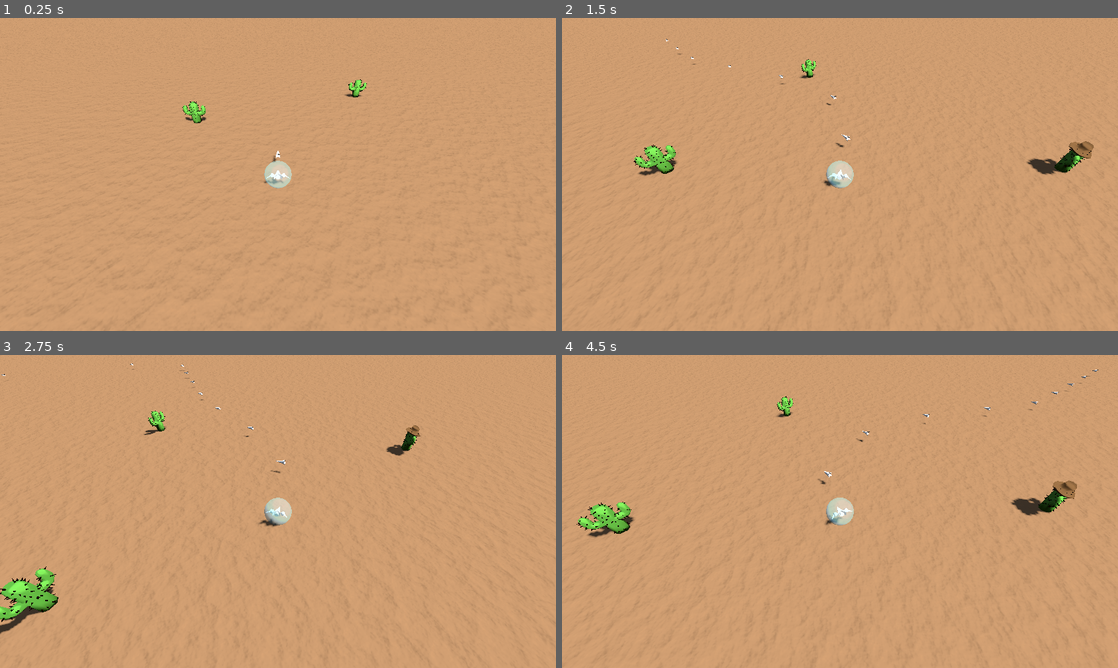
Above: before the commit, frames 1-4 (two rows, left to right).
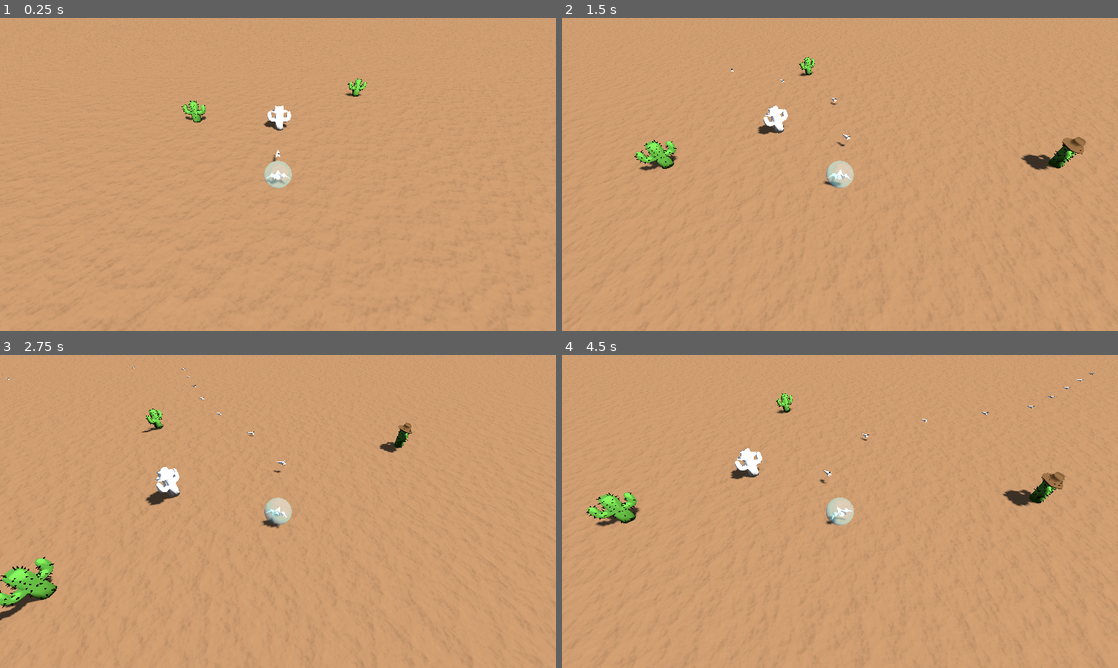
Above: after the commit, the same moments.

Repository: dicemaster5/BubbleSurvivors
Game: Godot game, scene res://scenes/world.tscn
Same seed, same stepped clock (60 frames per second), same inputs: the game is played once before the commit and once after it.
Inputs:
- Up to frame 1 (0.25 s): no input
- Up to frame 2 (1.5 s): hold D (move_right) 0.53-1.28 s; hold S (move_down) from 1.28 s (still down)
- Up to frame 3 (2.75 s): release S (move_down) at 2.03 s; hold D (move_right) from 2.03 s (still down)
- Up to frame 4 (4.5 s): release D (move_right) at 2.78 s; hold W (move_up) 2.78-3.53 s; hold A (move_left) from 3.53 s (still down)

The runs differ from the first frame. In frame 1, 0.4% of the frame differs, in the area x 2-100%, y 0-54%; in frame 2, 1.8%; in frame 3, 2.6%, in the area x 0-100%, y 0-100%; in frame 4, 2.6%.

Commit message:
Make it possible to hit enemies

Diff:
--- a/project.godot
+++ b/project.godot
@@ -57,3 +57,4 @@
 3d_physics/layer_1="player"
 3d_physics/layer_2="hazard"
 3d_physics/layer_3="projectile"
+3d_physics/layer_4="enemy"
--- /dev/null
+++ b/scenes/enemy.gd
@@ -0,0 +1,16 @@
+extends CharacterBody3D
+
+@export var target: Node3D
+@export var speed: float = 0.5
+
+# Called when the node enters the scene tree for the first time.
+func _ready() -> void:
+	pass # Replace with function body.
+
+func _physics_process(delta: float) -> void:
+	velocity = (target.global_position - global_position).normalized() * speed
+	move_and_slide()
+
+# Called every frame. 'delta' is the elapsed time since the previous frame.
+func _process(delta: float) -> void:
+	pass
--- /dev/null
+++ b/scenes/enemy.tscn
@@ -0,0 +1,16 @@
+[gd_scene load_steps=4 format=3 uid="uid://bj8ad7oh5pca4"]
+
+[ext_resource type="Script" path="res://scenes/enemy.gd" id="1_pqivd"]
+[ext_resource type="PackedScene" uid="uid://b4k74vxbwqkvv" path="res://models/Enemy model/Cactus.glb" id="2_h27gd"]
+
+[sub_resource type="SphereShape3D" id="SphereShape3D_3b03r"]
+
+[node name="Enemy" type="CharacterBody3D"]
+collision_layer = 8
+collision_mask = 5
+script = ExtResource("1_pqivd")
+
+[node name="CollisionShape3D" type="CollisionShape3D" parent="."]
+shape = SubResource("SphereShape3D_3b03r")
+
+[node name="Cactus" parent="." instance=ExtResource("2_h27gd")]
--- a/scenes/projectile.gd
+++ b/scenes/projectile.gd
@@ -1,4 +1,4 @@
-extends Node3D
+extends RigidBody3D
 
 @export var direction: Vector3 = Vector3.ZERO
 @export var speed: float = 30.0
@@ -6,6 +6,12 @@
 # Called when the node enters the scene tree for the first time.
 func _ready() -> void:
 	$Lifetime.timeout.connect(queue_free)
+	body_entered.connect(on_body_entered)
 
 func _physics_process(delta: float) -> void:
 	position += direction * speed * delta
+
+func on_body_entered(body: Node3D) -> void:
+	if body.has_node("Damageable"):
+		body.get_node("Damageable").damage(1)
+		queue_free()
--- a/scenes/projectile.tscn
+++ b/scenes/projectile.tscn
@@ -1,9 +1,16 @@
-[gd_scene load_steps=3 format=3 uid="uid://75yulxtrp7dk"]
+[gd_scene load_steps=4 format=3 uid="uid://75yulxtrp7dk"]
 
 [ext_resource type="PackedScene" uid="uid://bq3tf10uo7bsb" path="res://models/player model/Projectile.glb" id="1_1orbl"]
 [ext_resource type="Script" path="res://scenes/projectile.gd" id="1_qohhj"]
 
-[node name="Projectile" type="Node3D"]
+[sub_resource type="BoxShape3D" id="BoxShape3D_dcvc0"]
+size = Vector3(0.312927, 0.278748, 0.750122)
+
+[node name="Projectile" type="RigidBody3D"]
+collision_layer = 4
+collision_mask = 11
+contact_monitor = true
+max_contacts_reported = 1
 script = ExtResource("1_qohhj")
 
 [node name="Model" parent="." instance=ExtResource("1_1orbl")]
@@ -13,3 +20,7 @@
 wait_time = 3.0
 one_shot = true
 autostart = true
+
+[node name="CollisionShape3D" type="CollisionShape3D" parent="."]
+transform = Transform3D(1, 0, 0, 0, 1, 0, 0, 0, 1, -0.00993165, -0.00863647, -0.0585327)
+shape = SubResource("BoxShape3D_dcvc0")
--- a/scenes/world.tscn
+++ b/scenes/world.tscn
@@ -1,10 +1,12 @@
-[gd_scene load_steps=11 format=3 uid="uid://qd2dr56t0uk1"]
+[gd_scene load_steps=13 format=3 uid="uid://qd2dr56t0uk1"]
 
 [ext_resource type="PackedScene" uid="uid://7ohxd0qm20qn" path="res://scenes/player.tscn" id="3_stshx"]
 [ext_resource type="Script" path="res://scripts/game_manager.gd" id="3_xifi4"]
 [ext_resource type="Material" uid="uid://wrr7reshtt80" path="res://materials/ground.tres" id="4_15bx4"]
 [ext_resource type="Script" path="res://scripts/camera_controller.gd" id="4_aelyh"]
 [ext_resource type="PackedScene" uid="uid://byjojrcm551uw" path="res://scenes/cactus_hazard.tscn" id="6_cainy"]
+[ext_resource type="PackedScene" uid="uid://bj8ad7oh5pca4" path="res://scenes/enemy.tscn" id="6_xkebw"]
+[ext_resource type="Script" path="res://scripts/damageable.gd" id="7_onfek"]
 
 [sub_resource type="PlaneMesh" id="PlaneMesh_4l2np"]
 size = Vector2(1000, 1000)
@@ -56,6 +58,15 @@
 [node name="Cactus4" parent="." instance=ExtResource("6_cainy")]
 transform = Transform3D(1, 0, 0, 0, 1, 0, 0, 0, 1, 8.5137, 1.90735e-06, -14.2483)
 
+[node name="Enemy" parent="." instance=ExtResource("6_xkebw")]
+transform = Transform3D(1, 0, 0, 0, 1, 0, 0, 0, 1, 0.1, 0, -6.61)
+collision_mask = 13
+script = ExtResource("7_onfek")
+max_health = 100
+
+[node name="Damageable" type="Node" parent="Enemy"]
+script = ExtResource("7_onfek")
+
 [node name="WorldEnvironment" type="WorldEnvironment" parent="."]
 environment = SubResource("Environment_afun3")
 
